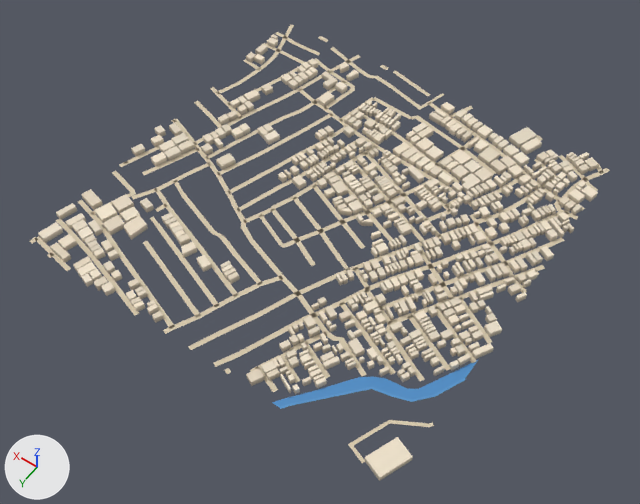
The glTF model public/assets/bengaluru-region-v1/tiles/t-15_2-l0.glb, before and after one commit.
Both versions are drawn from a 50 mm camera at (-7647.0, 1826.0, 806.0) aimed at (-7267.0, 1294.0, -30.0). Every picture has the same lights, and +X, +Y and +Z are marked at lower left. The first picture is the older version.

In view in the first picture: 'building', 'ground', 'water'.
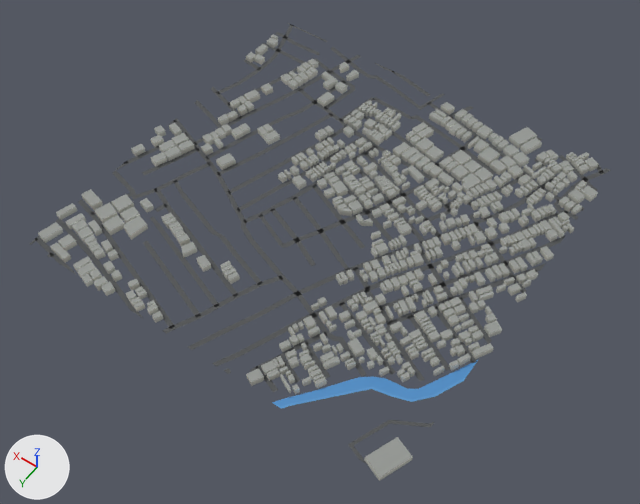
Boxes [x1, y1, x2, y2] around the edits, measured in the pictures (640 x 504 px; the box of a moved part takes in the faces that stretch with it):
'ground', reshaped
    before: [30, 25, 610, 463]
    after: [29, 23, 611, 465]
part 1 of me_building, recoloured (darker)
    both: [38, 34, 599, 480]
part 2 of me_ground, moved or reshaped
    before: [30, 25, 610, 463]
    after: [29, 23, 611, 465]
part 3 of me_ground, recoloured
    both: [35, 25, 603, 445]

What the commit changed:
me_building is used by ob_building; location (-7500.0, 1000.0, 0.0).
me_building had 5412 vertices, 6766 faces and spanned x -7.0..505.0, y -5.0..507.0, z 0.0..8.0.
me_building now has 5412 vertices, 8120 faces and spans x -7.0..505.0, y -5.0..507.0, z 0.0..8.0.
me_building part 1: 6766 kept faces spanning x -7.0..505.0, y -5.0..507.0, z 0.0..8.0 get new vertex colours.
me_ground is used by ob_ground; location (-7500.0, 1000.0, 0.0).
me_ground had 1076 vertices, 848 faces and spanned x -3.0..503.0, y -3.0..503.0, z 1.0.
me_ground now has 1101 vertices, 871 faces and spans x 0.0..500.0, y 0.0..500.0, z 1.0.
Part 2, on me_ground:
51 vertices are removed from x -1.0..503.0, y -3.0..503.0, z 1.0.
60 faces are deleted.
6 vertices in x 131.0..499.0, y 4.0..394.0, z 1.0 move by (1.0, 0.0, 0.0).
5 vertices in x 133.0..501.0, y 27.0..400.0, z 1.0 move by (-1.0, 0.0, 0.0).
5 vertices in x 97.0..495.0, y 1.0..501.0, z 1.0 move by (0.0, -1.0, 0.0).
4 vertices in x 167.0..489.0, y -1.0..499.0, z 1.0 move by (0.0, 1.0, 0.0).
4 vertices in x 1.0, y 45.0..231.0, z 1.0 move by (-1.0, -6.0, 0.0).
3 vertices in x 499.0, y 167.0..451.0, z 1.0 move by (1.0, 6.0, 0.0).
30 vertices move from x -3.0..503.0, y -3.0..503.0, z 1.0 to x 0.0..500.0, y 0.0..500.0, z 1.0.
76 vertices are added at x 0.0..500.0, y 0.0..500.0, z 1.0.
83 new faces join them.
me_ground part 3: 788 kept faces spanning x 0.0..500.0, y 0.0..500.0, z 1.0 get new vertex colours; the middle colour goes from beige #d7c9ae to dark grey #535556.
